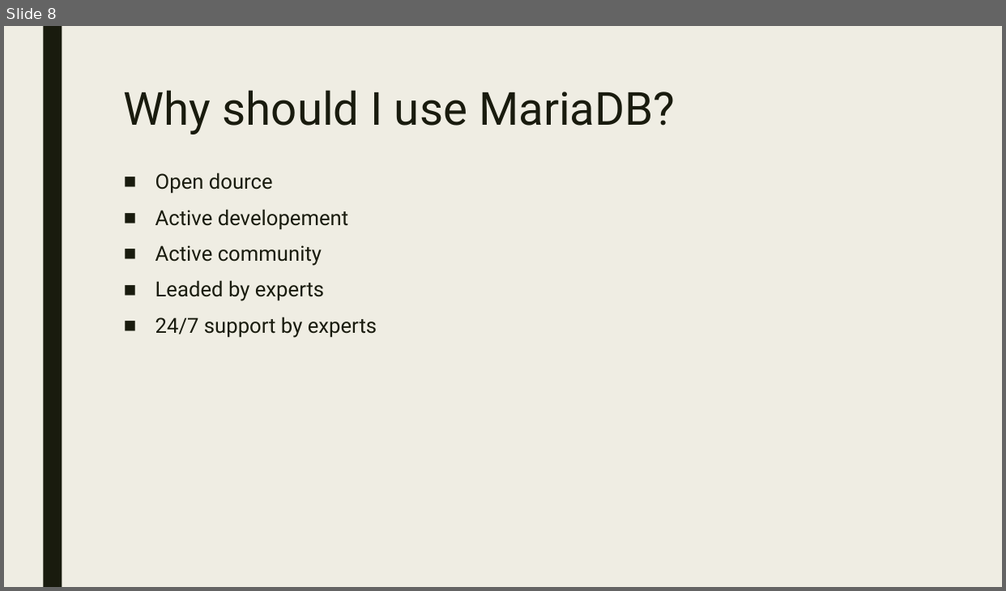
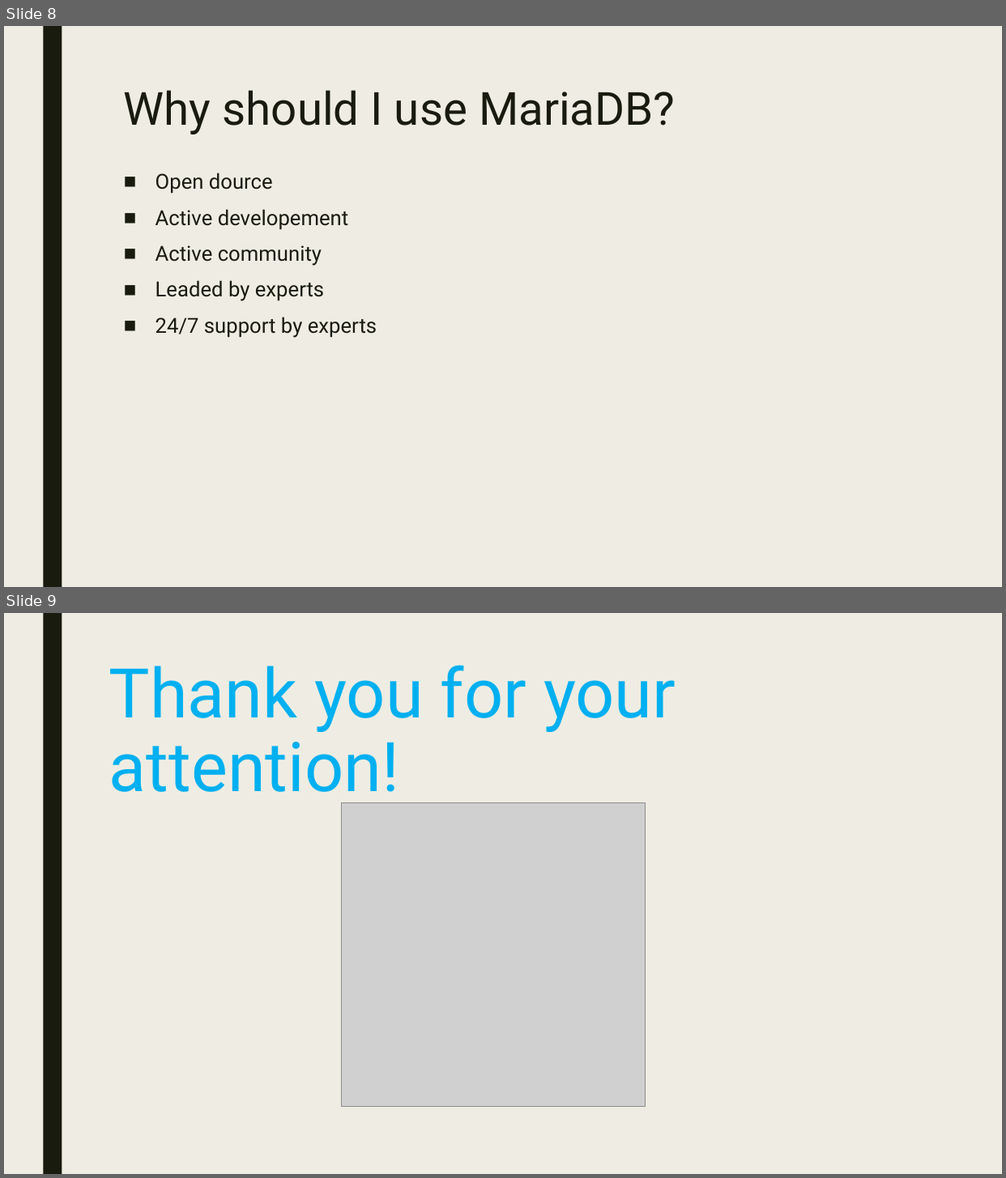
Before and after one commit to xMadUlti/MariaDB, a slide deck: MariaDB.pptx. Shown one above the other, each under a label of ours: slide 8 before the commit, slides 8 and 9 after it. The pictures are 1006x591 and 1006x1178 pixels, drawn with LibreOffice and Linux fonts; fonts in the diff are those of the drawing; grey boxes stand for pictures. Boxes give left, top, right and bottom in pixels: in the first picture for what was removed or moved away, otherwise in the second. Text is boxed around its words. In the diff, an @@ line names an element or a change of style, - is before the commit and + after.

Commit message:
Updates PowerPoint

```diff
--- a/MariaDB.pptx
+++ b/MariaDB.pptx
@@ slide 9 added at [4, 613, 1002, 1174], background #EFEDE3; not listed: 1 template element that a slide beside it also shows @@
@@ title added at [109, 665, 675, 808], 66 pt, text #00B0F0 @@
+Thank you for your attention!
@@ picture added at [342, 803, 646, 1106] @@
```
